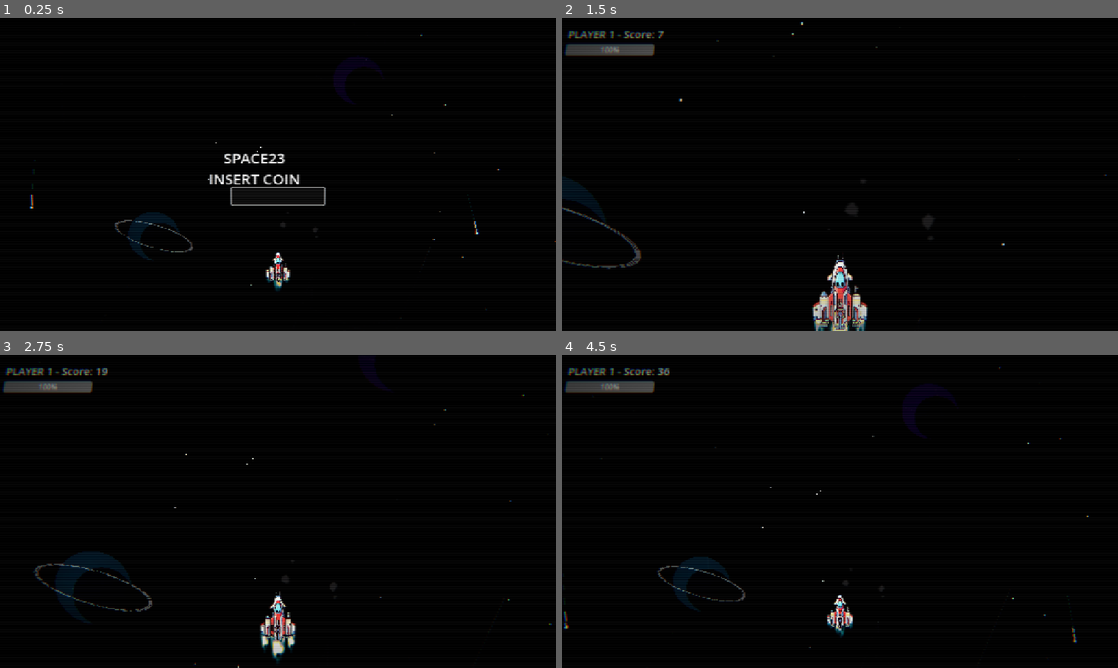
Above: before the commit, frames 1-4 (two rows, left to right).
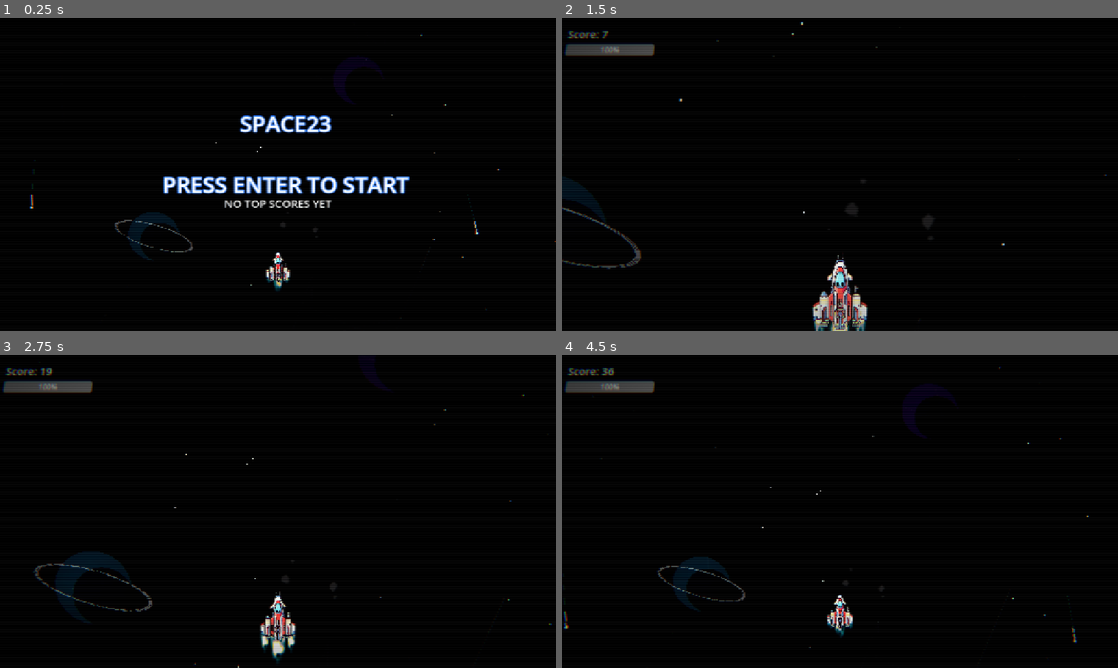
Above: after the commit, the same moments.

Repository: fabriziosalmi/space23
Game: Godot game, scene res://Main.tscn
Same seed, same stepped clock (60 frames per second), same inputs: the game is played once before the commit and once after it. Sound files missing from this copy of the repository are replaced by a short silence.
Inputs:
- Up to frame 1 (0.25 s): no input
- Up to frame 2 (1.5 s): tap Enter (ui_accept) at 0.5 s; hold Right 0.53-1.28 s; hold Enter (ui_accept) 0.53-1.28 s; hold Down from 1.28 s (still down); tap Space at 1.35 s
- Up to frame 3 (2.75 s): tap Enter (ui_accept) at 1.52, 1.55, 1.82, 2.3 s; release Down at 2.03 s; hold Right from 2.03 s (still down); hold Shift from 2.03 s (still down)
- Up to frame 4 (4.5 s): release Right at 2.78 s; release Shift at 2.78 s; hold Up 2.78-3.53 s; tap Enter (ui_accept) at 2.85, 3.02, 3.32, 3.77, 3.8, 4.07 s; hold Space 3.53-4.28 s; hold Left from 3.53 s (still down); tap Shift at 4.35 s

The runs differ from the first frame. In frame 1, 3.3% of the frame differs, in the area x 29-74%, y 30-61%; in frame 2, 0.3%; in frame 3, 0.3%; in frame 4, 0.4%.

Commit message:
Extract UIManager, implement Game Over Highscores and Top 5 Leaderboard

Diff:
--- a/Main.gd
+++ b/Main.gd
@@ -58,13 +58,7 @@
 var player_name = "PLAYER 1"
 var player_hp = 100.0
 
-var ui_layer: CanvasLayer
-var title_label: Label
-var name_input: LineEdit
-var hp_bar: ProgressBar
-var hud_score: Label
-var game_over_container: VBoxContainer
-var final_score_label: Label
+var ui_manager
 var game_over_timer = 0.0
 
 @onready var player = preload("res://Player.tscn").instantiate()
@@ -99,6 +93,12 @@
 	world_env = WorldEnvironment.new()
 	world_env.environment = env
 	add_child(world_env)
+
+	ui_manager = load("res://UIManager.gd").new()
+	add_child(ui_manager)
+	ui_manager.start_pressed.connect(_on_start_pressed)
+	ui_manager.name_submitted.connect(_on_name_submitted)
+	ui_manager.retry_pressed.connect(_on_retry_pressed)
 
 	var canvas_layer = CanvasLayer.new()
 	canvas_layer.layer = 100 # Sopra tutto
@@ -189,135 +189,6 @@
 	canvas_layer.add_child(pp_rect)
 	add_child(canvas_layer)
 
-	# --- LAYER 0: NEBULA SHADER (Colored Universe Background) ---
-	nebula_bg = ColorRect.new()
-	nebula_bg.size = screen_size + Vector2(400, 400) # Overscan per evitare bordi neri
-	nebula_bg.position = Vector2(-200, -200)
-	var mat = ShaderMaterial.new()
-	var shader = Shader.new()
-	shader.code = """
-    shader_type canvas_item;
-    uniform float scroll_time = 0.0;
-    uniform float audio_bass = 0.0;
-
-    uniform vec3 c_bg = vec3(0.005, 0.0, 0.015);
-    uniform vec3 c_neb1 = vec3(0.05, 0.01, 0.1);
-    uniform vec3 c_neb2 = vec3(0.0, 0.05, 0.15);
-
-    // Noise algorithm
-    float hash(vec2 p) {
-        return fract(sin(dot(p, vec2(12.9898, 78.233))) * 43758.5453);
-    }
-    float noise(vec2 x) {
-        vec2 i = floor(x);
-        vec2 f = fract(x);
-        float a = hash(i);
-        float b = hash(i + vec2(1.0, 0.0));
-        float c = hash(i + vec2(0.0, 1.0));
-        float d = hash(i + vec2(1.0, 1.0));
-        vec2 u = f * f * (3.0 - 2.0 * f);
-        return mix(a, b, u.x) + (c - a) * u.y * (1.0 - u.x) + (d - b) * u.x * u.y;
-    }
-    float fbm(vec2 x) {
-        float v = 0.0;
-        float a = 0.5;
-        vec2 shift = vec2(100.0);
-        mat2 rot = mat2(vec2(cos(0.5), sin(0.5)), vec2(-sin(0.5), cos(0.50)));
-        for (int i = 0; i < 5; ++i) {
-            v += a * noise(x);
-            x = rot * x * 2.0 + shift;
-            a *= 0.5;
-        }
-        return v;
-    }
-
-    void fragment() {
-        vec2 uv = UV;
-        // Scroll animato custom
-        vec2 scroll_uv = uv + vec2(0.0, -scroll_time * 0.015);
-
-        float n1 = fbm(scroll_uv * 3.0);
-        float n2 = fbm(scroll_uv * 2.0 + vec2(5.2, 1.3));
-
-        vec3 final_color = mix(c_bg, c_neb1, smoothstep(0.3, 0.8, n1));
-        final_color = mix(final_color, c_neb2, smoothstep(0.4, 0.9, n2));
-
-        // Effetto Strobo Elegante: illumina solo le nubi di sfondo a tempo di cassa
-        float strobe = audio_bass * 8.0;
-        final_color += final_color * strobe;
-
-        COLOR = vec4(final_color, 1.0);
-    }
-    """
-	mat.shader = shader
-	nebula_bg.material = mat
-	# Fondamentale: mettiamo la nebulosa sul piano Z più profondo per non coprire _draw
-	nebula_bg.z_index = -100
-	add_child(nebula_bg)
-
-	# Setup UI e HUD in un CanvasLayer separato (Sotto il PP per avere l'effetto CRT!)
-	ui_layer = CanvasLayer.new()
-	ui_layer.layer = 99
-
-	hud_score = Label.new()
-	hud_score.position = Vector2(20, 20)
-	hud_score.text = "Score: 0"
-	hud_score.add_theme_font_size_override("font_size", 24)
-	ui_layer.add_child(hud_score)
-
-	hp_bar = ProgressBar.new()
-	hp_bar.position = Vector2(20, 60)
-	hp_bar.size = Vector2(200, 20)
-	hp_bar.max_value = 100
-	hp_bar.value = 100
-	ui_layer.add_child(hp_bar)
-
-	title_label = Label.new()
-	title_label.text = "SPACE23\nINSERT COIN"
-	title_label.horizontal_alignment = HORIZONTAL_ALIGNMENT_CENTER
-	title_label.add_theme_font_size_override("font_size", 32)
-	title_label.position = Vector2(screen_size.x / 2.0 - 150, screen_size.y / 2.0 - 60)
-	ui_layer.add_child(title_label)
-
-	name_input = LineEdit.new()
-	name_input.position = Vector2(screen_size.x / 2.0 - 100, screen_size.y / 2.0 + 30)
-	name_input.size = Vector2(200, 40)
-	name_input.alignment = HORIZONTAL_ALIGNMENT_CENTER
-	name_input.text_submitted.connect(_on_name_submitted)
-	ui_layer.add_child(name_input)
-
-	hud_score.hide()
-	hp_bar.hide()
-
-	# Game Over UI
-	game_over_container = VBoxContainer.new()
-	game_over_container.alignment = BoxContainer.ALIGNMENT_CENTER
-	game_over_container.size = Vector2(400, 200)
-	game_over_container.position = Vector2(screen_size.x / 2.0 - 200, screen_size.y / 2.0 - 100)
-	game_over_container.hide()
-
-	var go_label = Label.new()
-	go_label.text = "G A M E   O V E R"
-	go_label.horizontal_alignment = HORIZONTAL_ALIGNMENT_CENTER
-	go_label.add_theme_font_size_override("font_size", 48)
-	go_label.add_theme_color_override("font_color", Color(1, 0.2, 0.2))
-	game_over_container.add_child(go_label)
-
-	final_score_label = Label.new()
-	final_score_label.horizontal_alignment = HORIZONTAL_ALIGNMENT_CENTER
-	final_score_label.add_theme_font_size_override("font_size", 24)
-	game_over_container.add_child(final_score_label)
-
-	var retry_button = Button.new()
-	retry_button.text = "R E T R Y"
-	retry_button.add_theme_font_size_override("font_size", 32)
-	retry_button.pressed.connect(_on_retry_pressed)
-	game_over_container.add_child(retry_button)
-
-	ui_layer.add_child(game_over_container)
-	add_child(ui_layer)
-	name_input.grab_focus()
-
 	add_child(player)
 	player.position = Vector2(screen_size.x / 2, screen_size.y - 160)
 
@@ -329,15 +200,7 @@
 	player.can_move = false
 	game_state = "TITLE"
 
-func _on_name_submitted(new_text: String):
-	player_name = new_text
-	if player_name == "": player_name = "PLAYER 1"
-
-	title_label.queue_free()
-	name_input.queue_free()
-	hud_score.show()
-	hp_bar.show()
-
+func _on_start_pressed():
 	game_state = "INTRO"
 	is_intro = true
 	is_playing = true
@@ -345,6 +208,9 @@
 	# Prepara la camera per il Super Zoom
 	main_camera.position = Vector2(screen_size.x / 2, screen_size.y - 160)
 	main_camera.zoom = Vector2(4.0, 4.0)
+
+func _on_name_submitted(new_text: String):
+	player_name = new_text
 
 func spawn_player_bullet(pos: Vector2, color: Color = Color(0.2, 1.5, 3.0)):
 	player_bullets.append({ "pos": pos, "speed": 1200.0, "color": color })
@@ -388,7 +254,6 @@
 	game_state = "GAMEOVER"
 	game_over_timer = 0.0
 	player_hp = 0
-	hp_bar.value = 0
 	player.can_move = false
 	player.visible = false
 	add_shake(60.0)
@@ -462,9 +327,8 @@
 			if current_gray == null: current_gray = 0.0
 			pp_rect.material.set_shader_parameter("grayscale", lerp(current_gray, 1.0, 1.5 * delta))
 
-		if game_over_timer > 3.0 and not game_over_container.visible:
-			final_score_label.text = player_name + " - SCORE: " + str(int(distance) + score_points)
-			game_over_container.show()
+		if game_over_timer > 3.0 and not ui_manager.game_over_container.visible:
+			ui_manager.show_game_over(int(distance) + score_points)
 
 	if is_intro:
 		intro_timer -= delta
@@ -611,7 +475,6 @@
 			trigger_hit_stop(0.05)
 			enemies.remove_at(i)
 			player_hp -= 30.0
-			hp_bar.value = player_hp
 			if player_hp <= 0 and game_state != "GAMEOVER":
 				trigger_game_over()
 		elif e.pos.y > screen_size.y + 100:
@@ -626,7 +489,6 @@
 			trigger_hit_stop(0.02)
 			enemy_bullets.remove_at(i)
 			player_hp -= 15.0
-			hp_bar.value = player_hp
 			if player_hp <= 0 and game_state != "GAMEOVER":
 				trigger_game_over()
 		elif b.pos.distance_to(player.position) < 45.0 and not b.has("grazed") and not player.is_invincible:
@@ -655,7 +517,6 @@
 			if p.type == 0:
 				audio_manager.play_sfx(2.5, 5.0)
 				player_hp = min(player_hp + 40.0, 100.0)
-				hp_bar.value = player_hp
 				spawn_explosion(player.position, Color(0.2, 3.0, 0.5), 0.5) # Verde curativo
 			elif p.type == 1:
 				audio_manager.play_sfx(3.5, 5.0)
@@ -738,7 +599,7 @@
 	bg_renderer.update_background(delta, global_speed_multiplier, current_c_bg, current_c_neb1, current_c_neb2, audio_manager.audio_low, audio_manager.audio_mid)
 
 	distance += scroll_speed * global_speed_multiplier * delta
-	hud_score.text = player_name + " - Score: " + str(int(distance) + score_points)
+	ui_manager.update_hud(player_hp, int(distance) + score_points)
 
 	queue_redraw()
 
--- /dev/null
+++ b/UIManager.gd
@@ -0,0 +1,165 @@
+extends CanvasLayer
+class_name UIManager
+
+signal start_pressed
+signal name_submitted(new_text: String)
+signal retry_pressed
+
+var hud_score: Label
+var hp_bar: ProgressBar
+var title_label: Label
+var leaderboard_label: Label
+
+var game_over_container: VBoxContainer
+var final_score_label: Label
+var name_input: LineEdit
+var retry_button: Button
+
+var highscores = []
+const SAVE_PATH = "user://space23_highscores.json"
+var current_final_score = 0
+
+func _ready():
+	layer = 99
+	var screen_size = get_viewport().get_visible_rect().size
+
+	hud_score = Label.new()
+	hud_score.position = Vector2(20, 20)
+	hud_score.text = "Score: 0"
+	hud_score.add_theme_font_size_override("font_size", 24)
+	add_child(hud_score)
+
+	hp_bar = ProgressBar.new()
+	hp_bar.position = Vector2(20, 60)
+	hp_bar.size = Vector2(200, 20)
+	hp_bar.max_value = 100
+	hp_bar.value = 100
+	add_child(hp_bar)
+
+	title_label = Label.new()
+	title_label.text = "SPACE23\n\nPRESS ENTER TO START"
+	title_label.horizontal_alignment = HORIZONTAL_ALIGNMENT_CENTER
+	title_label.add_theme_font_size_override("font_size", 48)
+	title_label.add_theme_color_override("font_color", Color(1.0, 1.0, 1.0))
+	title_label.add_theme_color_override("font_outline_color", Color(0.2, 0.5, 1.0))
+	title_label.add_theme_constant_override("outline_size", 8)
+	title_label.position = Vector2(screen_size.x / 2.0 - 250, screen_size.y / 2.0 - 150)
+	add_child(title_label)
+
+	leaderboard_label = Label.new()
+	leaderboard_label.position = Vector2(screen_size.x / 2.0 - 200, screen_size.y / 2.0 + 50)
+	leaderboard_label.size = Vector2(400, 200)
+	leaderboard_label.horizontal_alignment = HORIZONTAL_ALIGNMENT_CENTER
+	leaderboard_label.add_theme_font_size_override("font_size", 24)
+	add_child(leaderboard_label)
+
+	hud_score.hide()
+	hp_bar.hide()
+
+	# Game Over UI
+	game_over_container = VBoxContainer.new()
+	game_over_container.alignment = BoxContainer.ALIGNMENT_CENTER
+	game_over_container.size = Vector2(600, 400)
+	game_over_container.position = Vector2(screen_size.x / 2.0 - 300, screen_size.y / 2.0 - 200)
+	game_over_container.hide()
+
+	var go_label = Label.new()
+	go_label.text = "G A M E   O V E R"
+	go_label.horizontal_alignment = HORIZONTAL_ALIGNMENT_CENTER
+	go_label.add_theme_font_size_override("font_size", 64)
+	go_label.add_theme_color_override("font_color", Color(1.0, 0.2, 0.2))
+	go_label.add_theme_color_override("font_outline_color", Color(0.2, 0.0, 0.0))
+	go_label.add_theme_constant_override("outline_size", 12)
+	game_over_container.add_child(go_label)
+
+	final_score_label = Label.new()
+	final_score_label.horizontal_alignment = HORIZONTAL_ALIGNMENT_CENTER
+	final_score_label.add_theme_font_size_override("font_size", 36)
+	final_score_label.add_theme_color_override("font_color", Color(1.0, 0.8, 0.2))
+	final_score_label.add_theme_color_override("font_outline_color", Color(0.2, 0.1, 0.0))
+	final_score_label.add_theme_constant_override("outline_size", 8)
+	game_over_container.add_child(final_score_label)
+
+	name_input = LineEdit.new()
+	name_input.custom_minimum_size = Vector2(300, 50)
+	name_input.alignment = HORIZONTAL_ALIGNMENT_CENTER
+	name_input.placeholder_text = "ENTER PILOT NAME"
+	name_input.text_submitted.connect(_on_name_submitted)
+	game_over_container.add_child(name_input)
+
+	retry_button = Button.new()
+	retry_button.text = "R E T R Y"
+	retry_button.add_theme_font_size_override("font_size", 42)
+	retry_button.pressed.connect(func(): retry_pressed.emit())
+	retry_button.hide()
+	game_over_container.add_child(retry_button)
+
+	add_child(game_over_container)
+
+	load_highscores()
+
+func _input(event):
+	if title_label.visible and event.is_action_pressed("ui_accept"):
+		title_label.hide()
+		leaderboard_label.hide()
+		hud_score.show()
+		hp_bar.show()
+		start_pressed.emit()
+
+func _on_name_submitted(new_text: String):
+	if new_text.strip_edges() == "":
+		new_text = "ANON"
+	name_input.hide()
+	save_highscore(new_text, current_final_score)
+	retry_button.show()
+	retry_button.grab_focus()
+	name_submitted.emit(new_text)
+
+func show_game_over(final_score: int):
+	current_final_score = final_score
+	hud_score.hide()
+	hp_bar.hide()
+	final_score_label.text = "FINAL SCORE: " + str(final_score)
+	game_over_container.show()
+	name_input.show()
+	name_input.text = ""
+	name_input.grab_focus()
+	retry_button.hide()
+
+func update_hud(hp: float, score: int):
+	hp_bar.value = hp
+	hud_score.text = "Score: " + str(score)
+
+func load_highscores():
+	highscores.clear()
+	if FileAccess.file_exists(SAVE_PATH):
+		var file = FileAccess.open(SAVE_PATH, FileAccess.READ)
+		var json = JSON.new()
+		var error = json.parse(file.get_as_text())
+		if error == OK:
+			var data = json.get_data()
+			if typeof(data) == TYPE_ARRAY:
+				highscores = data
+
+	_update_leaderboard_display()
+
+func save_highscore(player_name: String, score: int):
+	highscores.append({"name": player_name, "score": score})
+	highscores.sort_custom(func(a, b): return a["score"] > b["score"])
+	if highscores.size() > 5:
+		highscores.resize(5)
+
+	var file = FileAccess.open(SAVE_PATH, FileAccess.WRITE)
+	file.store_string(JSON.stringify(highscores))
+	_update_leaderboard_display()
+
+func _update_leaderboard_display():
+	if highscores.is_empty():
+		leaderboard_label.text = "NO TOP SCORES YET"
+		return
+
+	var text = "--- TOP 5 PILOTS ---\n\n"
+	for i in range(highscores.size()):
+		var entry = highscores[i]
+		text += str(i+1) + ". " + entry.name + " : " + str(entry.score) + "\n"
+	leaderboard_label.text = text
